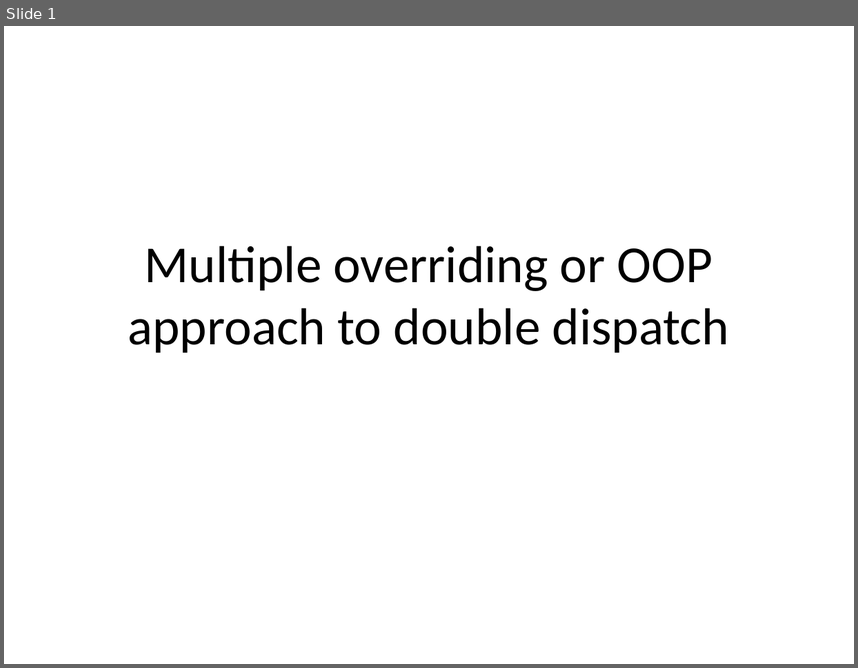
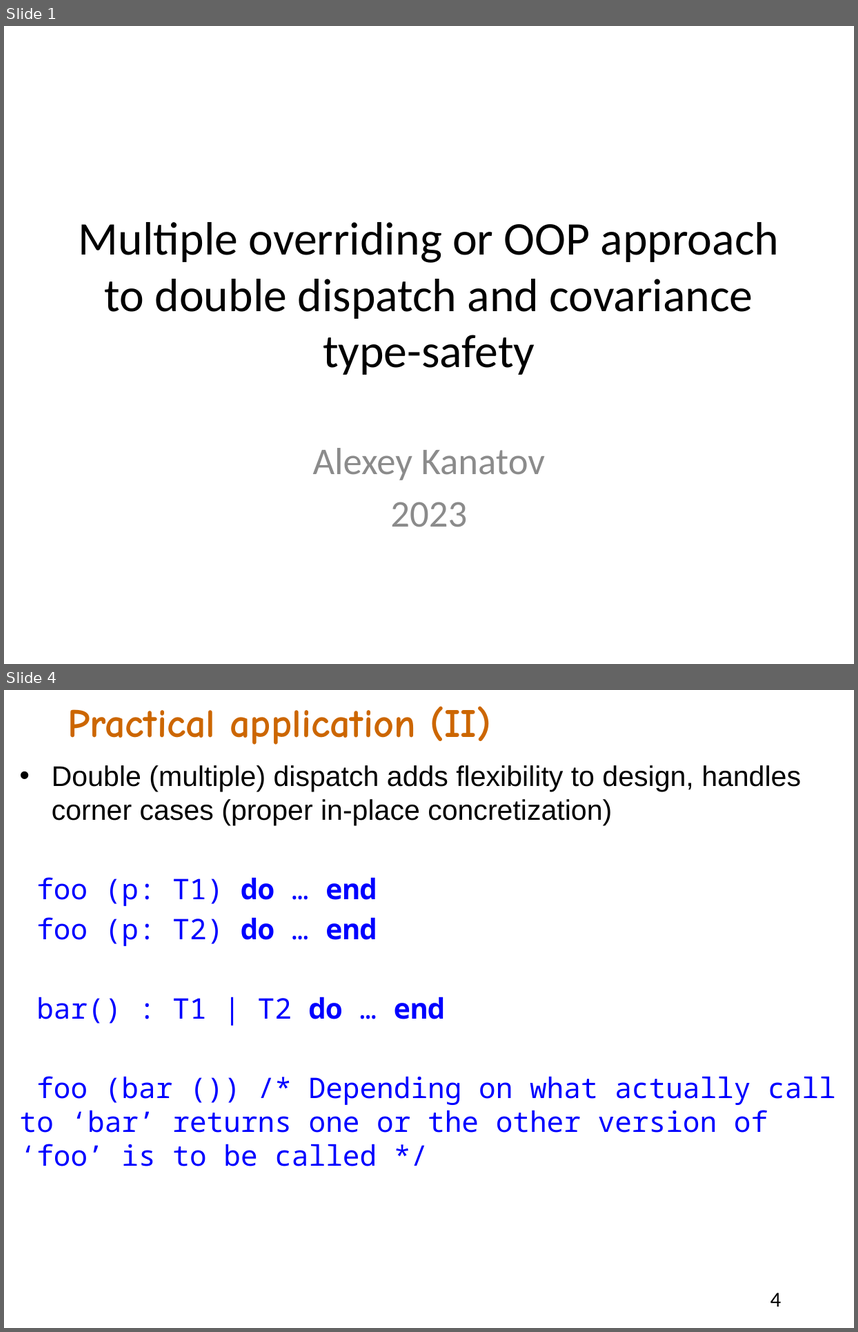
Before and after one commit to akanatov/SLang-, a slide deck: Docs/Multiple overriding or OOP approach to double dispatch.pptx. Shown one above the other, each under a label of ours: slide 1 before the commit, slides 1 and 4 after it; the slides between them are not shown. The pictures are 858x668 and 858x1332 pixels, drawn with LibreOffice and Linux fonts; fonts in the diff are those of the drawing. Boxes give left, top, right and bottom in pixels: in the first picture for what was removed or moved away, otherwise in the second. Text is boxed around its words. In the diff, an @@ line names an element or a change of style, - is before the commit and + after.

Commit message:
Multiple overring

```diff
--- a/Docs/Multiple overriding or OOP approach to double dispatch.pptx
+++ b/Docs/Multiple overriding or OOP approach to double dispatch.pptx
@@ slide 4 added at (4, 690, 854, 1328), background #FFFFFF @@
@@ text added at (67, 706, 491, 745), 34 pt, text #CC6600, bold @@
+Practical application (II)
@@ text added at (20, 765, 836, 1166), 24 pt, text #0000FF @@
+• Double (multiple) dispatch adds flexibility to design, handles corner cases (proper in-place concretization)
+foo (p: T1) do … end
+foo (p: T2) do … end
+bar() : T1 | T2 do … end
+foo (bar ()) /* Depending on what actually call to ‘bar’ returns one or the other version of ‘foo’ is to be called */
@@ page number added at (771, 1292, 782, 1306), 18 pt, text #000000 @@
+4
@@ slide 1 changed as well @@
@@ title at (79, 222, 780, 374): text changed; size 44 to 39.6 pt @@
-Multiple overriding or OOP approach to double dispatch
+Multiple overriding or OOP approach to double dispatch and covariance type-safety
@@ subtitle added at (313, 448, 546, 527), 32 pt, text #8C8C8C @@
+Alexey Kanatov
+2023
```
Also in this commit, not shown: 2 other slides changed, 4 other slides added.
